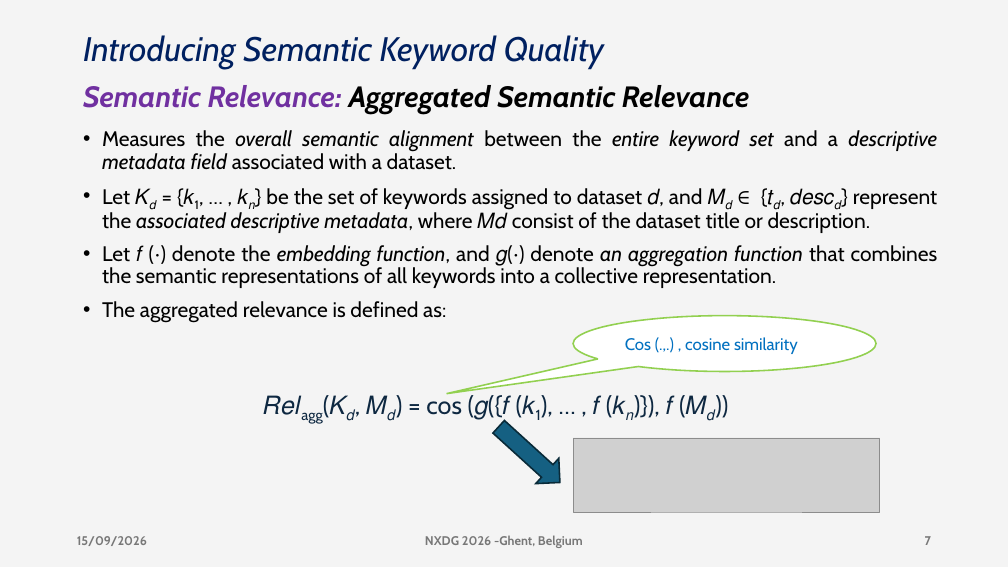
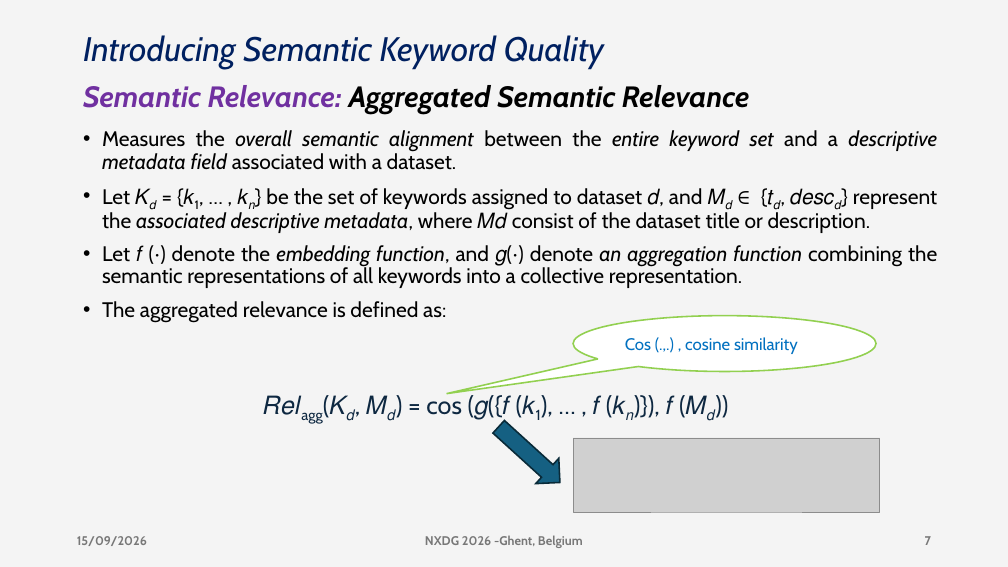
Before and after one commit to DeperiasKerre/deperiaskerre.github.io, a slide deck: slide 7 of slides/nxdg_2026_Deperias.pptx. Drawn at 1008x567 pixels with LibreOffice and Linux fonts; fonts in the diff are those of the drawing; grey boxes stand for pictures. Boxes give left, top, right and bottom in pixels: in the first picture for what was removed or moved away, otherwise in the second. Text is boxed around its words. In the diff, an @@ line names an element or a change of style, - is before the commit and + after.

```diff
--- a/slides/nxdg_2026_Deperias.pptx
+++ b/slides/nxdg_2026_Deperias.pptx
@@ text at (x1=102, y1=245, x2=937, y2=288): text changed @@
-• Let 𝑓 (⋅) denote the embedding function, and 𝑔(⋅) denote an aggregation function that combines the semantic representations of all keywords into a collective representation.
+• Let 𝑓 (⋅) denote the embedding function, and 𝑔(⋅) denote an aggregation function combining the semantic representations of all keywords into a collective representation.
```
Also in this commit, not shown: 7 other slides changed.
